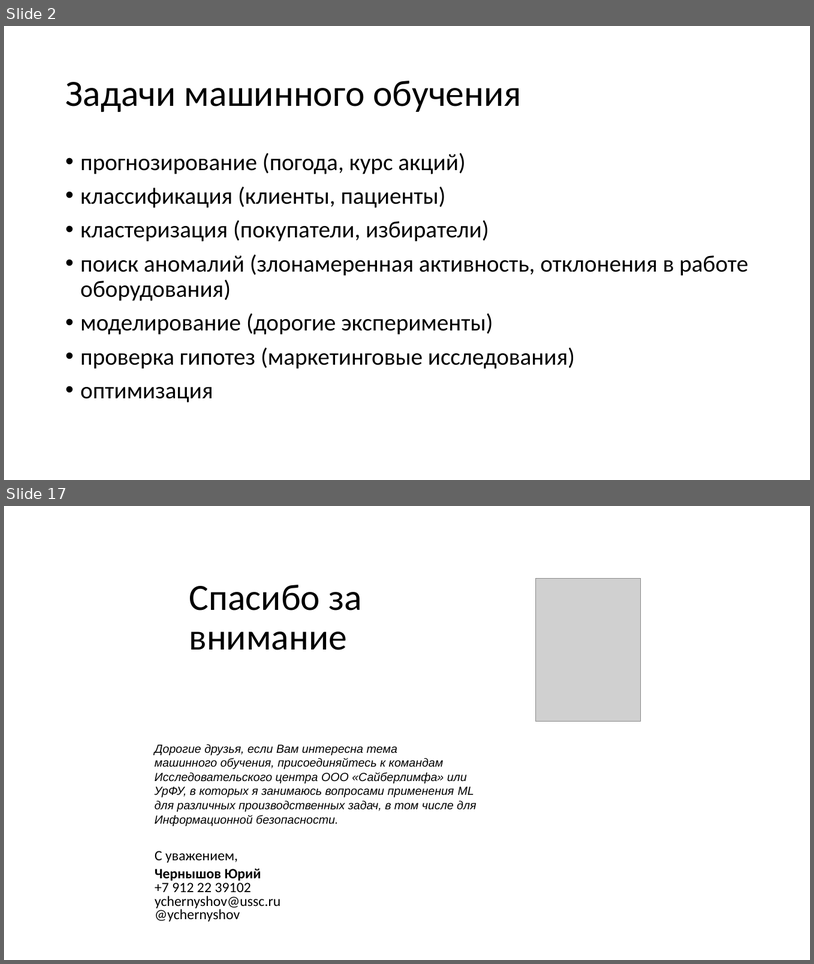
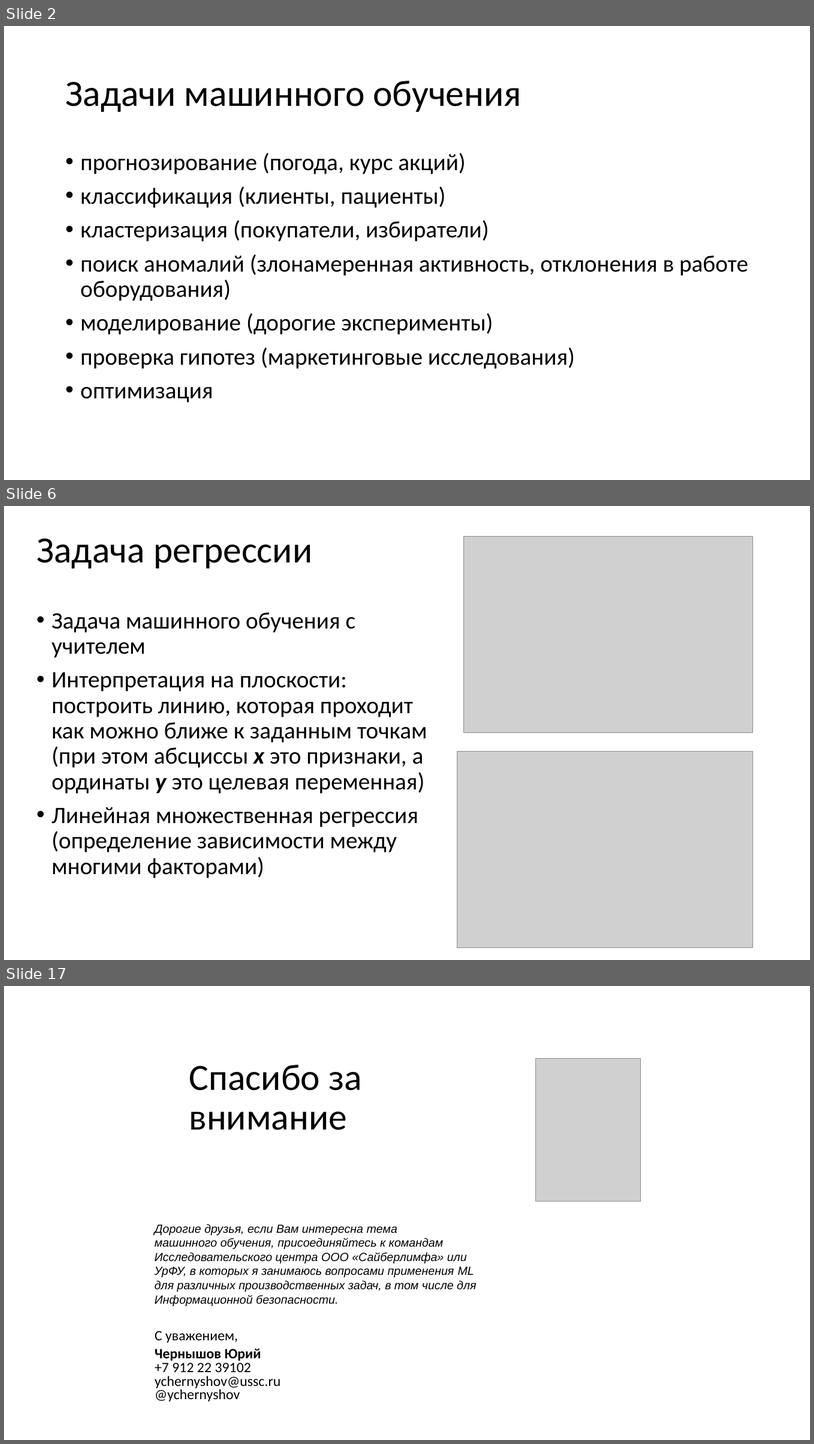
Before and after one commit to CyberLympha/Data-Science-Course, a slide deck: презентации/Задача регрессии.ppt. Shown one above the other, each under a label of ours: slides 2 and 17 before the commit, slides 2, 6 and 17 after it; the slides between them are not shown. The pictures are 814x964 and 814x1444 pixels, drawn with LibreOffice and Linux fonts; fonts in the diff are those of the drawing; grey boxes stand for pictures. Boxes give left, top, right and bottom in pixels: in the first picture for what was removed or moved away, otherwise in the second. Text is boxed around its words. In the diff, an @@ line names an element or a change of style, - is before the commit and + after.

Commit message:
Update Задача регрессии.ppt
Изменения в презентации "Задача регрессии": добавлены схемы и примеры кода для отложенной выборки, KFold и практического примера прогнозирования стоимости квартиры.

```diff
--- a/презентации/Задача регрессии.ppt
+++ b/презентации/Задача регрессии.ppt
@@ slide 6 added at [4, 506, 810, 960], background #FFFFFF @@
@@ title added at [36, 538, 312, 568], 44 pt, text #000000 @@
+Задача регрессии
@@ picture added at [464, 536, 752, 733] @@
@@ text added at [51, 612, 428, 878], 28 pt, text #000000 @@
+• Задача машинного обучения с учителем
+• Интерпретация на плоскости: построить линию, которая проходит как можно ближе к заданным точкам (при этом абсциссы x это признаки, а ординаты y это целевая переменная)
+• Линейная множественная регрессия (определение зависимости между многими факторами)
@@ picture added at [458, 751, 753, 947] @@
```
Also in this commit, not shown: 9 slides changed, 5 other slides added, 6 slides removed.
